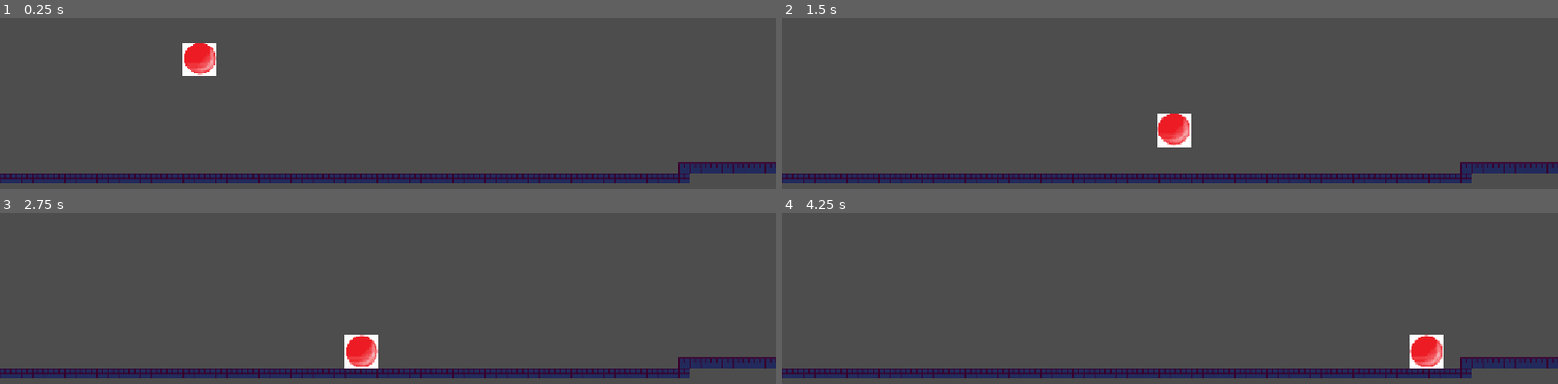
Above: before the commit, frames 1-4 (two rows, left to right).
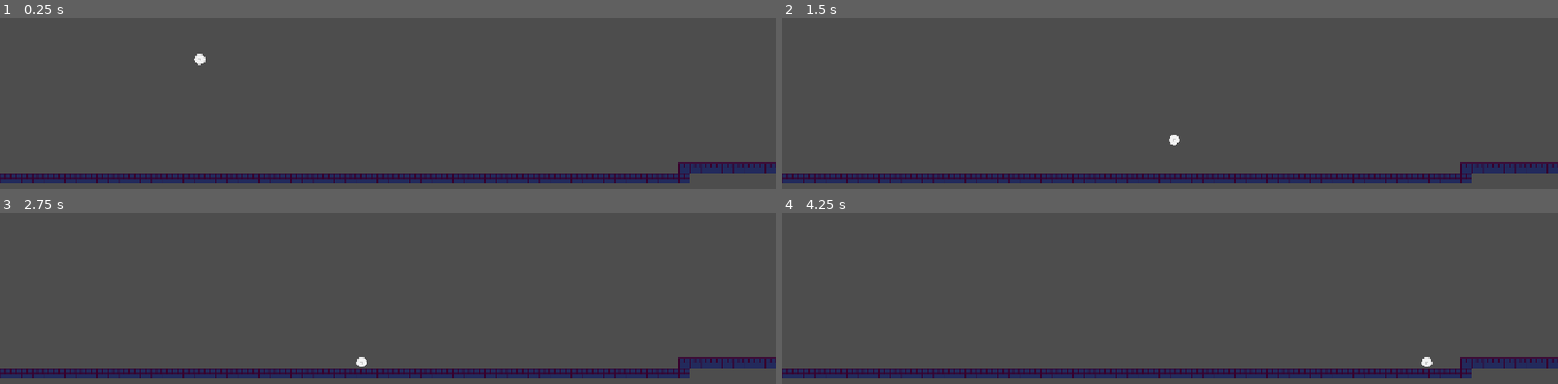
Above: after the commit, the same moments.

Repository: max1234-ui/Pinball
Game: Godot game, scene res://scenes/level.tscn
Two runs of this game, one before a commit and one after it. Both use one fixed random seed, a clock stepped at 60 frames per second and the inputs below.
Inputs:
- Up to frame 1 (0.25 s): no input
- Up to frame 2 (1.5 s): tap Enter (ui_accept) at 0.5, 0.77 s; hold Right (ui_right) from 0.53 s (still down)
- Up to frame 3 (2.75 s): tap Enter (ui_accept) at 1.52 s; release Right (ui_right) at 2.03 s; hold Left (ui_left) from 2.03 s (still down)
- Up to frame 4 (4.25 s): release Left (ui_left) at 2.78 s; hold Right (ui_right) from 2.78 s (still down); tap Enter (ui_accept) at 3.02, 3.77 s

The runs differ from the first frame. In frame 1, 0.8% of the frame differs, in the area x 23-28%, y 14-34%; in frame 2, 0.9%, in the area x 48-53%, y 55-76%; in frame 3, 0.9%; in frame 4, 0.9%.

Commit message:
change ball texture

Diff:
--- a/new-game-project/scenes/player.tscn
+++ b/new-game-project/scenes/player.tscn
@@ -1,10 +1,10 @@
 [gd_scene format=3 uid="uid://be8qbmt0fe144"]
 
 [ext_resource type="Script" uid="uid://difrqw62s02qc" path="res://scenes/character_body_2d.gd" id="1_g2els"]
-[ext_resource type="Texture2D" uid="uid://b5cosumiyymx7" path="res://assets/ball.png" id="2_g2els"]
+[ext_resource type="Texture2D" uid="uid://cxytxnyj2wv6" path="res://assets/aseprite/ball.png" id="2_g2els"]
 
 [sub_resource type="CircleShape2D" id="CircleShape2D_xlqkt"]
-radius = 24.083189
+radius = 8.246211
 
 [node name="CharacterBody2D" type="CharacterBody2D" unique_id=1627299922]
 texture_filter = 1
@@ -14,5 +14,5 @@
 texture = ExtResource("2_g2els")
 
 [node name="CollisionShape2D" type="CollisionShape2D" parent="." unique_id=917399297]
-position = Vector2(0, -1)
+visible = false
 shape = SubResource("CircleShape2D_xlqkt")
Binary file added: new-game-project/assets/aseprite/ball.aseprite
Binary file added: new-game-project/assets/aseprite/ball.png
Not shown, changed: new-game-project/assets/aseprite/ball.png.import
Binary file removed: new-game-project/assets/ball.png
